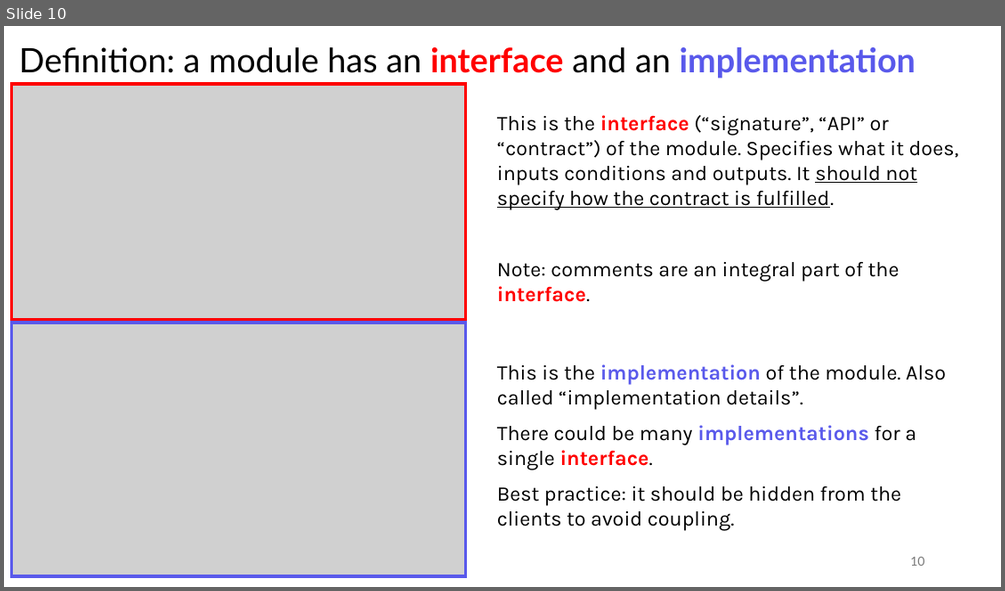
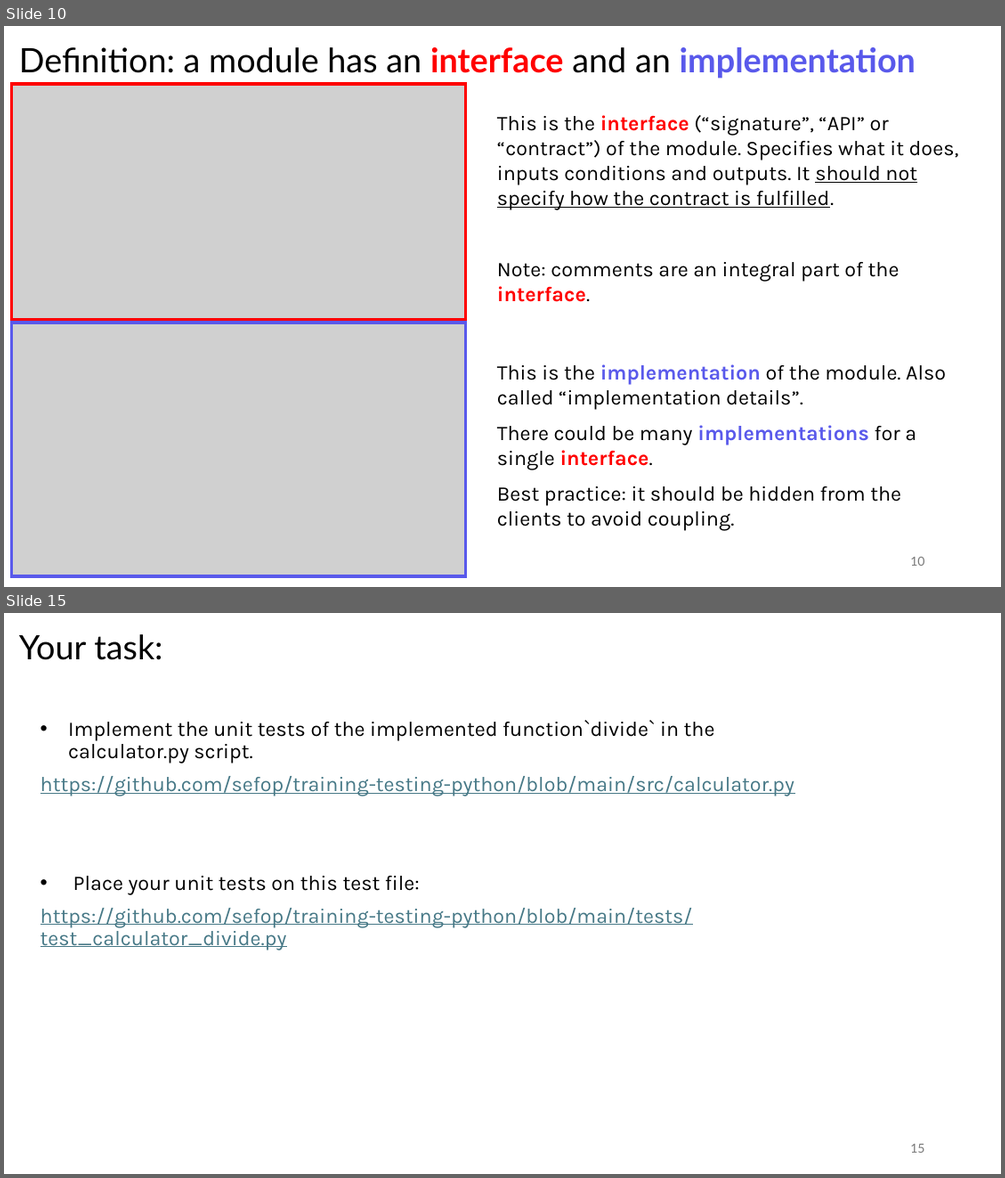
Before and after one commit to sefop/training-testing-python, a slide deck: exercises/unit-tests/instructions.pptx. Shown one above the other, each under a label of ours: slide 10 before the commit, slides 10 and 15 after it; the slides between them are not shown. The pictures are 1005x591 and 1005x1178 pixels, drawn with LibreOffice and Linux fonts; fonts in the diff are those of the drawing; grey boxes stand for pictures. Boxes give left, top, right and bottom in pixels: in the first picture for what was removed or moved away, otherwise in the second. Text is boxed around its words. In the diff, an @@ line names an element or a change of style, - is before the commit and + after.

```diff
--- a/exercises/unit-tests/instructions.pptx
+++ b/exercises/unit-tests/instructions.pptx
@@ slide 15 added at (x1=4, y1=613, x2=1001, y2=1174), background #FFFFFF @@
@@ title added at (x1=19, y1=634, x2=162, y2=660), 32.4 pt, text #000000 @@
+Your task:
@@ text added at (x1=40, y1=720, x2=794, y2=949), 20 pt, text #467886, underline @@
+• Implement the unit tests of the implemented function`divide` in the calculator.py script.
+https://github.com/sefop/training-testing-python/blob/main/src/calculator.py
+• Place your unit tests on this test file:
+https://github.com/sefop/training-testing-python/blob/main/tests/test_calculator_divide.py
@@ page number added at (x1=910, y1=1143, x2=924, y2=1152), 12 pt, text #797979 @@
+15
```
Also in this commit, not shown: 3 slides changed, 2 other slides added, 1 slide removed.
